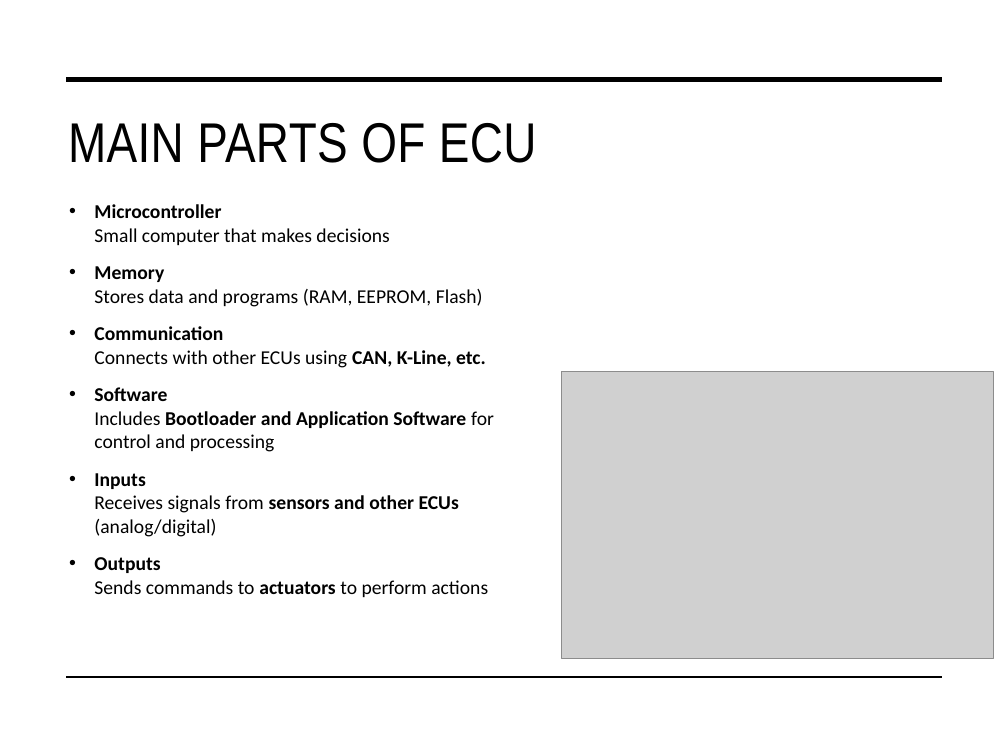
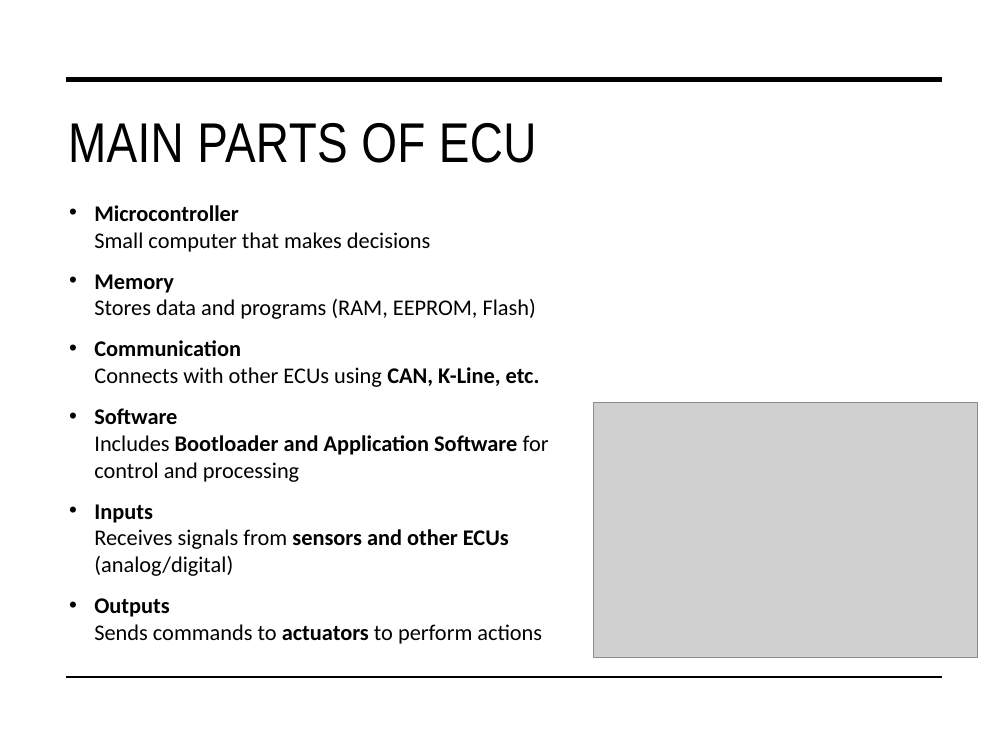
Before and after one commit to monalsutar/PPT, a slide deck: slide 6 of Basics_of_Automotive.pptx. Drawn at 1008x756 pixels with LibreOffice and Linux fonts; fonts in the diff are those of the drawing; grey boxes stand for pictures. Boxes give left, top, right and bottom in pixels: in the first picture for what was removed or moved away, otherwise in the second. Text is boxed around its words. In the diff, an @@ line names an element or a change of style, - is before the commit and + after.

```diff
--- a/Basics_of_Automotive.pptx
+++ b/Basics_of_Automotive.pptx
@@ text "Microcontroller Small computer that makes ..." at box(94, 205, 549, 644): size 14 to 16 pt @@
@@ picture: place and size @@
-picture at box(561, 371, 993, 658)
+picture at box(594, 402, 978, 658)
```
Also in this commit, not shown: 1 other file.
